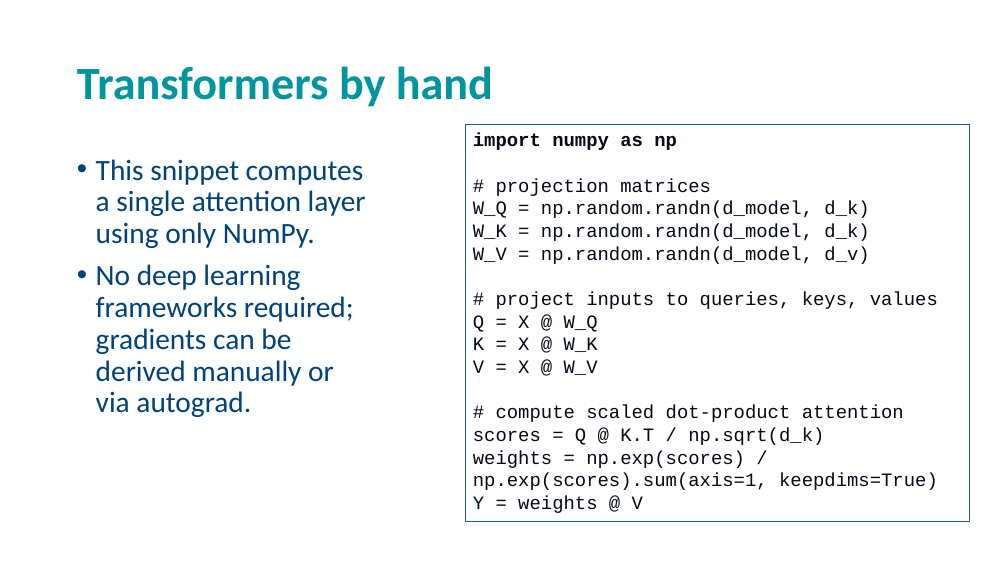
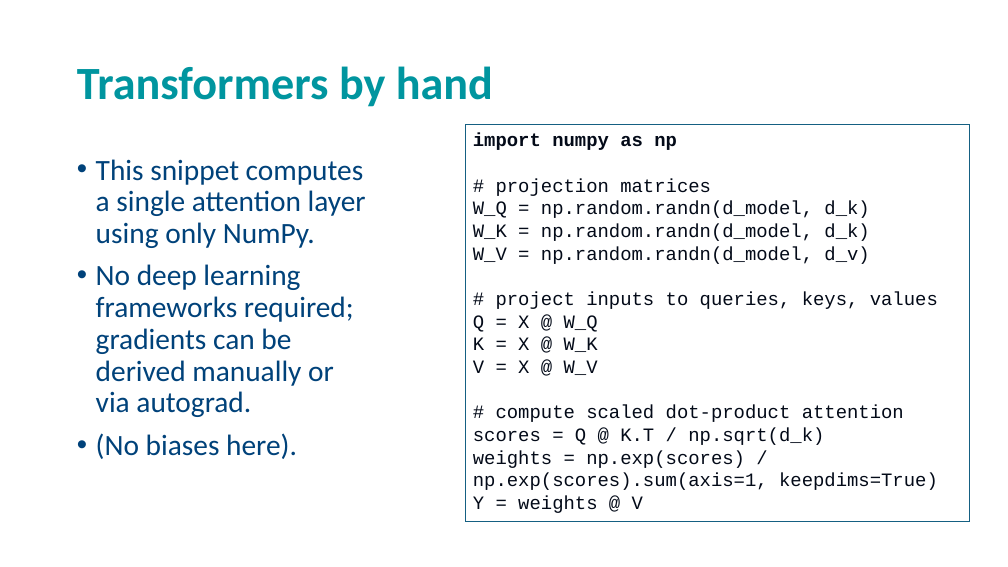
Before and after one commit to andrewcparnell/STAT41130, a slide deck: slide 12 of slides/day 3/D3C2_Transformers.pptx (slide 15 before the commit). Drawn at 1008x567 pixels with LibreOffice and Linux fonts; fonts in the diff are those of the drawing; background and template pictures are left out. Boxes give left, top, right and bottom in pixels: in the first picture for what was removed or moved away, otherwise in the second. Text is boxed around its words. In the diff, an @@ line names an element or a change of style, - is before the commit and + after.

```diff
--- a/slides/day 3/D3C2_Transformers.pptx
+++ b/slides/day 3/D3C2_Transformers.pptx
@@ text at (96, 433, 297, 459): paragraph added @@
+• (No biases here).
```
Also in this commit, not shown: 9 other slides changed, 4 slides added, 7 slides removed, 2 other files.
